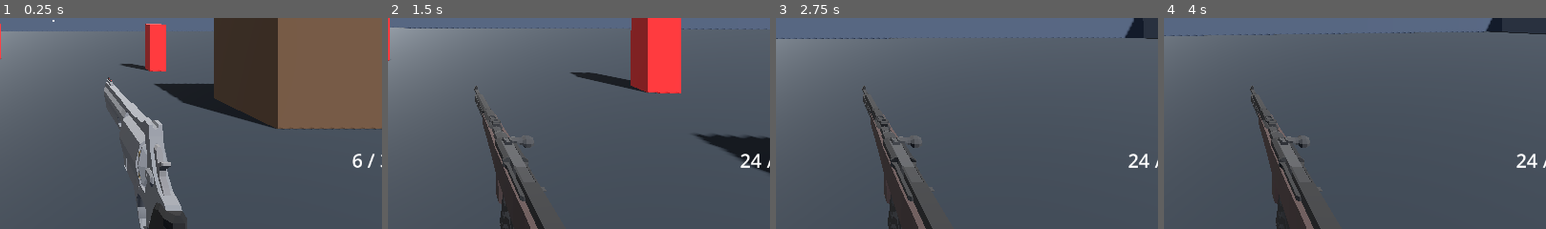
Above: before the commit, frames 1-4 (left to right).
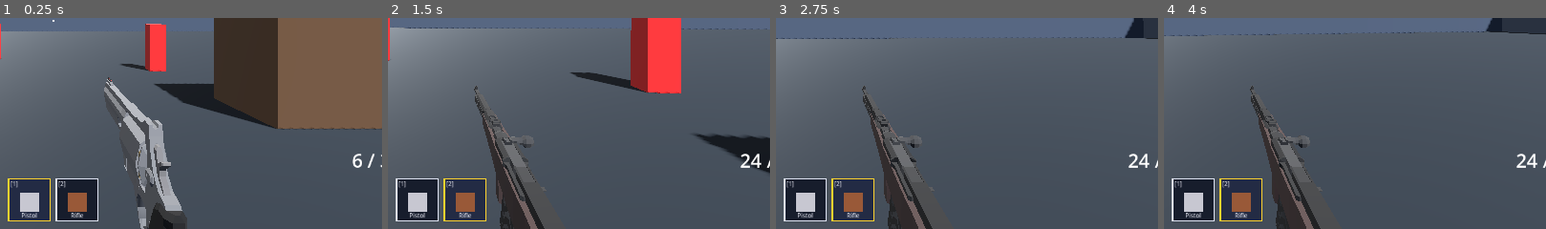
Above: after the commit, the same moments.

Repository: BosRegele/rustyrodut
Game: Godot game, scene res://main.tscn
Two runs of this game, one before a commit and one after it. Both use one fixed random seed, a clock stepped at 60 frames per second and the inputs below.
Inputs (mouse positions are % of the whole screen's width and height, from its top left):
- Up to frame 1 (0.25 s): no input
- Up to frame 2 (1.5 s): tap Enter at 0.5 s; move the mouse to (55, 49) at 0.52 s; hold W (move_forward) from 0.53 s (still down); tap 1 at 0.6 s; click (55, 49) at 0.67 s; tap Space (jump) at 0.77 s; move the mouse to (45, 50) at 1.27 s; tap 2 at 1.35 s
- Up to frame 3 (2.75 s): keep holding W (move_forward); tap Space (jump) at 1.52 s; move the mouse to (52, 47) at 2.02 s; tap R at 2.1 s
- Up to frame 4 (4 s): keep holding W (move_forward); move the mouse to (49, 51) at 2.77 s; tap 1 at 2.85 s; click (49, 51) at 2.92 s; tap Space (jump) at 3.02, 3.5, 3.77 s; move the mouse to (57, 50) at 3.52 s; tap 2 at 3.6 s
The pictures show only the part of the screen within x 43-93%, y 49-98%; the shares and areas given below are measured in that part.

The runs differ from the first frame. In frame 1, 4.5% of the frame differs, in the area x 2-26%, y 76-97%; in frame 2, 4.5%; in frame 3, 4.5%; in frame 4, 4.5%.
Error before the commit: Parse Error: Cannot find member "PRESET_BOTTOM_CENTER" in base "Control". (res://inventory_hud.gd:46)

Commit message:
Fix PRESET_BOTTOM_CENTER -> PRESET_CENTER_BOTTOM (Godot 4)
Co-Authored-By: Claude Sonnet 4.6 <noreply@anthropic.com>

Diff:
--- a/inventory_hud.gd
+++ b/inventory_hud.gd
@@ -43,7 +43,7 @@
 	add_child(root)
 
 	var hbox := HBoxContainer.new()
-	hbox.set_anchors_preset(Control.PRESET_BOTTOM_CENTER)
+	hbox.set_anchors_preset(Control.PRESET_CENTER_BOTTOM)
 	hbox.offset_left   = -total_width / 2.0
 	hbox.offset_right  =  total_width / 2.0
 	hbox.offset_bottom = -MARGIN_BOTTOM
